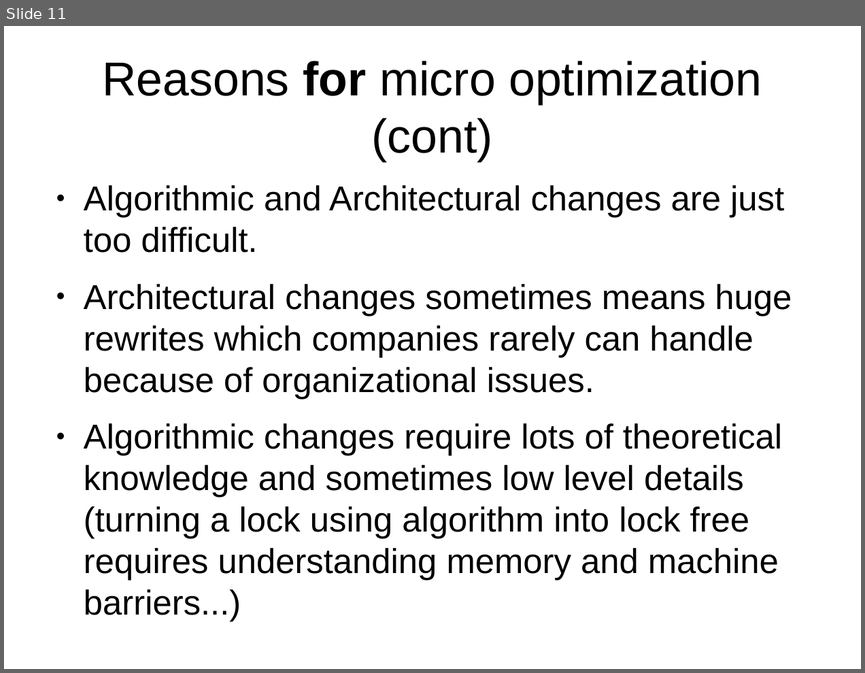
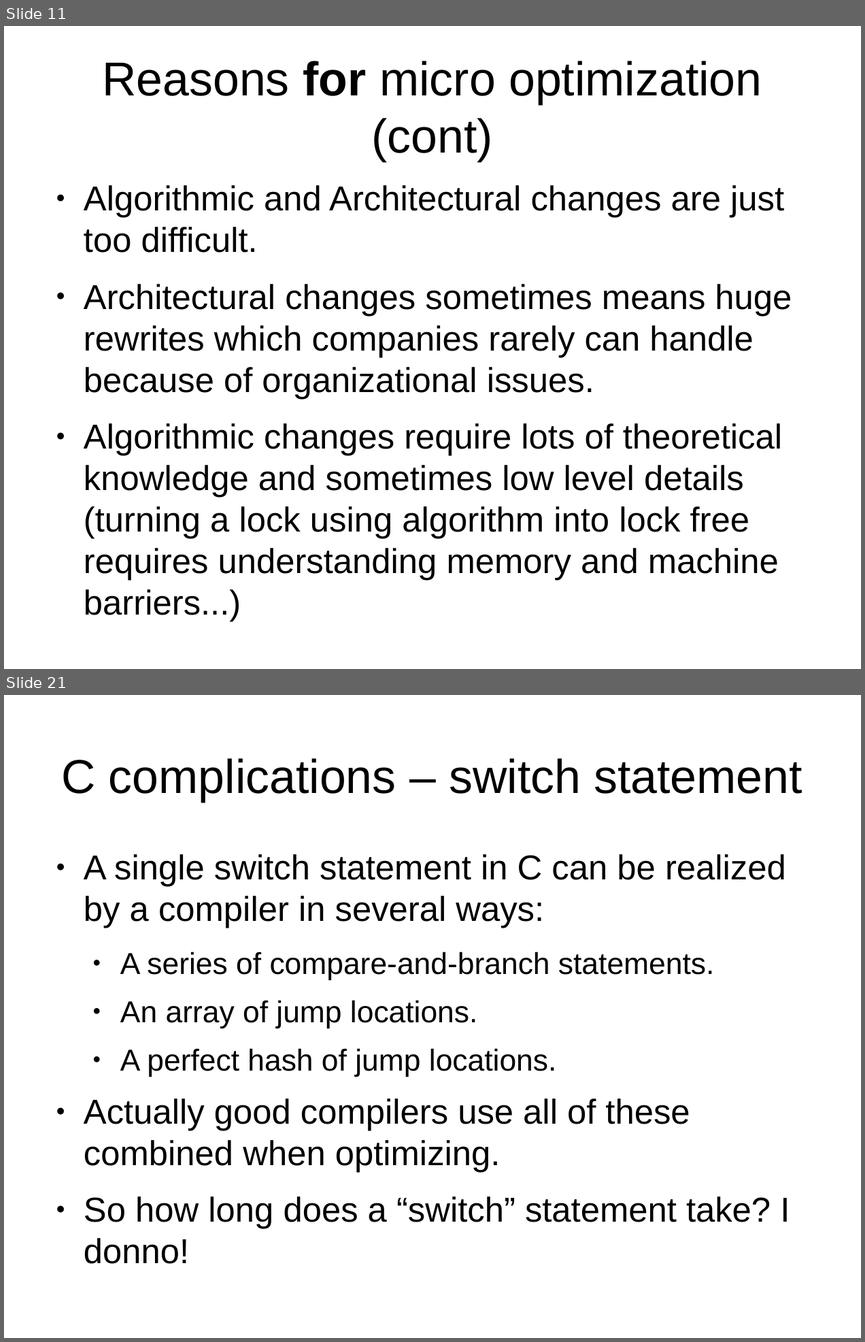
Before and after one commit to veltzer/demos, a slide deck: cpp/multi_core/effective_cplusplus.odp. Shown one above the other, each under a label of ours: slide 11 before the commit, slides 11 and 21 after it; the slides between them are not shown. The pictures are 865x673 and 865x1342 pixels, drawn with LibreOffice and Linux fonts; fonts in the diff are those of the drawing. Boxes give left, top, right and bottom in pixels: in the first picture for what was removed or moved away, otherwise in the second. Text is boxed around its words. In the diff, an @@ line names an element or a change of style, - is before the commit and + after.

```diff
--- a/cpp/multi_core/effective_cplusplus.odp
+++ b/cpp/multi_core/effective_cplusplus.odp
@@ slide 21 added at (4, 695, 861, 1338), background #FFFFFF @@
@@ title added at (61, 758, 802, 802), 44 pt, text #000000 @@
+C complications – switch statement
@@ text added at (84, 854, 789, 1263), 32 pt, text #000000 @@
+● A single switch statement in C can be realized by a compiler in several ways:
+  ● A series of compare-and-branch statements.
+  ● An array of jump locations.
+  ● A perfect hash of jump locations.
+● Actually good compilers use all of these combined when optimizing.
+● So how long does a “switch” statement take? I donno!
```
Also in this commit, not shown: 4 slides changed, 15 other slides added, 1 other file.
